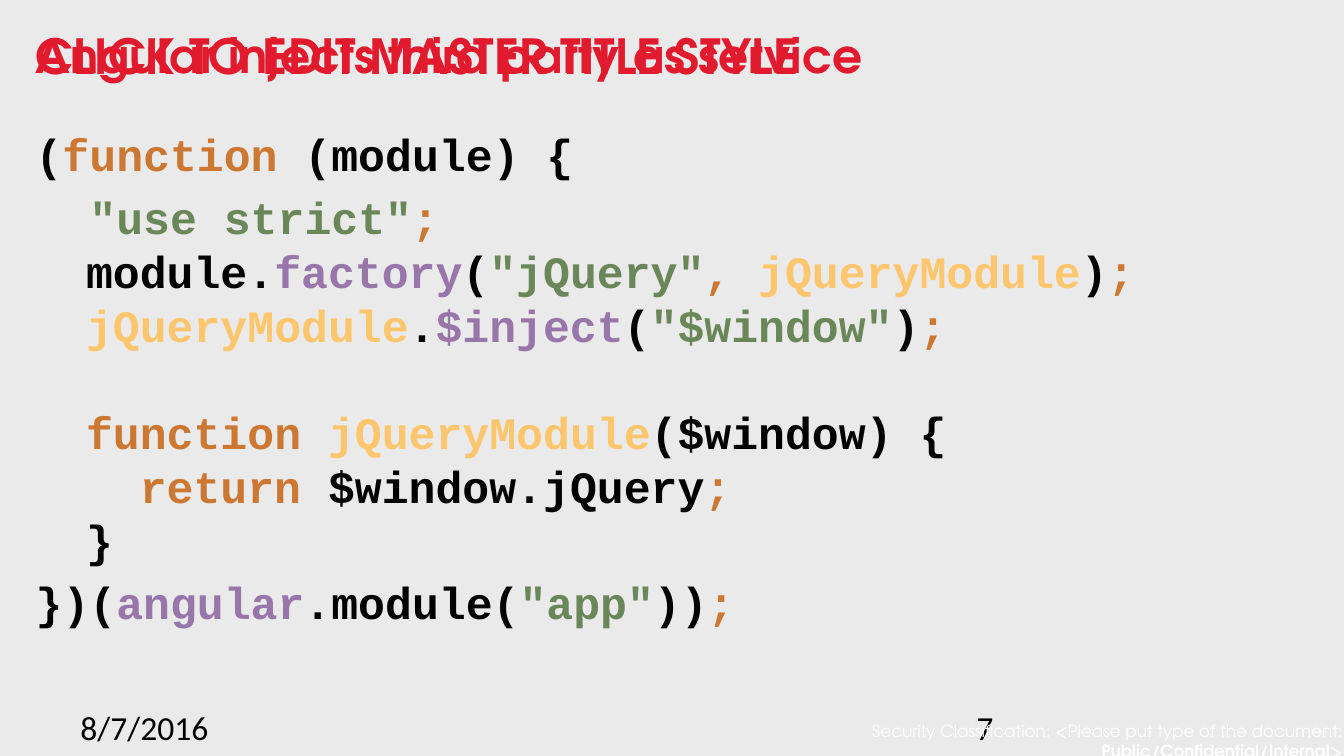
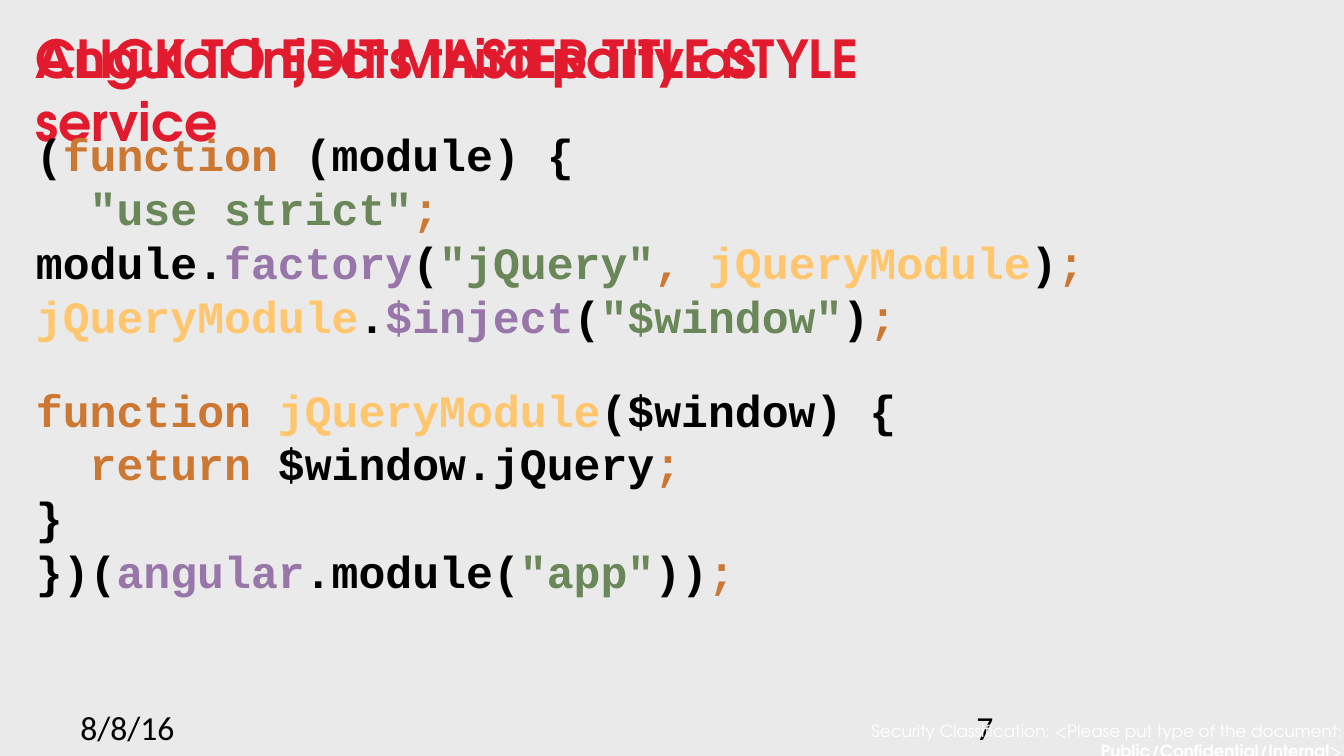
Before and after one commit to nnsan/angular_best_practice, a slide deck: slide 7 of Angular best practice.pptx. Drawn at 1344x756 pixels with LibreOffice and Linux fonts; fonts in the diff are those of the drawing; background and template pictures are left out. Boxes give left, top, right and bottom in pixels: in the first picture for what was removed or moved away, otherwise in the second. Text is boxed around its words. In the diff, an @@ line names an element or a change of style, - is before the commit and + after.

```diff
--- a/Angular best practice.pptx
+++ b/Angular best practice.pptx
@@ text "CLICK TO EDIT MASTER TITLE ..." at [36,38,858,90]: size 25.9 to 28 pt @@
@@ text "Angular injects third party as ..." at [36,38,756,162]: size 25.2 to 28 pt @@
@@ text at [36,139,735,598]: indent changed; less space between paragraphs @@
@@ text at [36,193,1084,490]: text changed @@
-"use strict";
-module.factory("jQuery", jQueryModule);
-jQueryModule.$inject("$window");
-function jQueryModule($window) {
-return $window.jQuery;
-}
+"use strict";
+module.factory("jQuery", jQueryModule);
+jQueryModule.$inject("$window");
+function jQueryModule($window) {
+return $window.jQuery;
+}
@@ text at [80,716,174,742]: text changed @@
-8/7/2016
+8/8/16
```
Also in this commit, not shown: 19 other slides changed, 1 other file.
